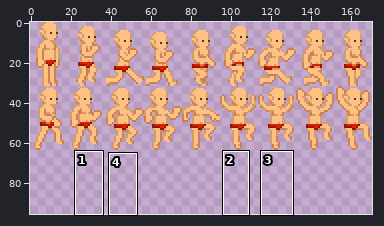
Sprite sheet: android/assets/player/skin.png. Above, an overview of the earlier version with the close-up marked.
Close-up. Before the edit:
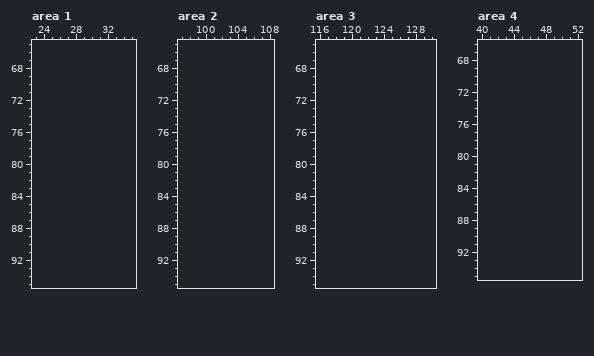
The file is 171x64 pixels. Shown: area 1: x 23..35, y 65..95; area 2: x 97..108, y 65..95; area 3: x 116..130, y 65..95; area 4: x 40..52, y 66..95. The old version is drawn lined up with the new one, on the new canvas. The commit also changed other parts of the picture, which this record leaves out.
Palette (. is transparent): 
Now the later version:
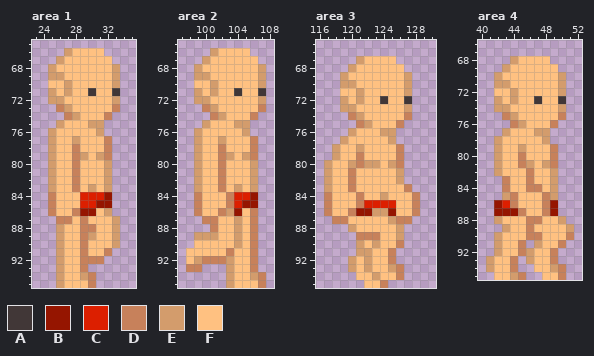
Colours new in this view: A #413737  B #951500  C #dc1f00  D #c7815b  E #d39c6c  F #ffc181
The exact change:
canvas 171x64 -> 171x96
Area 1:
y 66: x 27..31 ..... -> EFFFF
y 67: x 26..32 ....... -> EFFFFFF
y 68: x 25..33 ......... -> EFFFFFFFE
y 69: x 25..33 ......... -> EEFFFFFFE
y 70: x 25..33 ......... -> FFEFFFFFE
y 71: x 25..33 ......... -> EFEFFAFFA
y 72: x 25..33 ......... -> EEFFFFFFE
y 73: x 26..33 ........ -> DEFFFFFD
y 74: x 27..32 ...... -> DEFFFD
y 75: x 26..31 ...... -> EFFFEE
y 76: x 25..31 ....... -> EFFFFFE
y 77: x 25..32 ........ -> EFFEFFFD
y 78: x 25..32 ........ -> EFFDFFFD
y 79: x 25..32 ........ -> EFFDEFED
y 80..82: x 25..32 ........ -> EFFDFFFE
y 83: x 25..32 ........ -> EFFDFEFE
y 84: x 25..32 ........ -> DFFFCCCB
y 85: x 25..32 ........ -> DFFFCCBB
y 86: x 25..32 ........ -> DFFDBBFE
y 87: x 26..33 ........ -> DDFDFFFE
y 88: x 26..33 ........ -> EFFDDFFE
y 89: x 26..33 ........ -> EFFDEFFE
y 90: x 26..33 ........ -> EFFDFFFE
y 91: x 26..32 ....... -> EFFDFFD
y 92: x 26..31 ...... -> EFFDDD
y 93: x 26..29 .... -> EFFD
y 94: x 26..30 ..... -> EFFED
y 95: x 26..30 ..... -> EFFFD
Area 2:
y 66: x 101..105 ..... -> EFFFF
y 67: x 100..106 ....... -> EFFFFFF
y 68: x 99..107 ......... -> EFFFFFFFE
y 69: x 99..107 ......... -> EEFFFFFFE
y 70: x 99..107 ......... -> FFEFFFFFE
y 71: x 99..107 ......... -> EFEFFAFFA
y 72: x 99..107 ......... -> EEFFFFFFE
y 73: x 100..107 ........ -> DEFFFFFD
y 74: x 101..106 ...... -> DEFFFD
y 75: x 100..105 ...... -> EFFFEE
y 76: x 99..105 ....... -> EFFFFFE
y 77: x 99..106 ........ -> EFFEFFFD
y 78: x 99..106 ........ -> EFFDFFFD
y 79: x 99..106 ........ -> EFFDEFED
y 80..82: x 99..106 ........ -> EFFDFFFE
y 83: x 99..106 ........ -> EFFDFEFE
y 84: x 99..106 ........ -> DFFFDCCB
y 85: x 99..106 ........ -> DFFFDCBB
y 86: x 99..106 ........ -> DFFDEBFD
y 87: x 100..106 ....... -> DDFFEFD
y 88: x 101..106 ...... -> DFFEFD
y 89: x 99..106 ........ -> EEEFFEFD
y 90: x 99..106 ........ -> FFFFFEFD
y 91: x 98..106 ......... -> FFFFFDFFD
y 92: x 98..106 ......... -> FEDDDEFFD
y 93: x 98..99 .. -> DD; x 103..106 .... -> EFFD
y 94: x 103..107 ..... -> EFFED
y 95: x 103..107 ..... -> EFFFD
Area 3:
y 67: x 121..125 ..... -> EFFFF
y 68: x 120..126 ....... -> EFFFFFF
y 69: x 119..127 ......... -> EFFFFFFFE
y 70: x 119..127 ......... -> EEFFFFFFE
y 71: x 119..127 ......... -> FFEFFFFFE
y 72: x 119..127 ......... -> EFEFFAFFA
y 73: x 119..127 ......... -> EEFFFFFFE
y 74: x 120..127 ........ -> DEFFFFFD
y 75: x 121..126 ...... -> DEFFFD
y 76: x 120..125 ...... -> EFFFEE
y 77: x 119..125 ....... -> EFFFFFE
y 78: x 118..126 ......... -> EFFEFFFFD
y 79: x 118..126 ......... -> EFFDFFFFD
y 80: x 117..126 .......... -> EFFEDEEFED
y 81..82: x 117..126 .......... -> EFFDFFFFFE
y 83: x 117..127 ........... -> EFFDFFFFFFD
y 84: x 117..128 ............ -> DFFFDFFEFFFD
y 85: x 117..128 ............ -> DFFFDCCCCFFD
y 86: x 117..128 ............ -> DFFDBBEEBFFD
y 87: x 118..127 .......... -> DDFFFFFEDD
y 88: x 120..126 ....... -> EFFFFFE
y 89: x 121..126 ...... -> DDDFFE
y 90: x 121..126 ...... -> EFEFFD
y 91: x 121..125 ..... -> EEFFD
y 92: x 120..125 ...... -> EFEFFD
y 93: x 120..126 ....... -> EFEFFED
y 94: x 121..126 ...... -> FFEFFD
y 95: x 122..124 ... -> FFD
Area 4:
y 68: x 44..48 ..... -> EFFFF
y 69: x 43..49 ....... -> EFFFFFF
y 70: x 42..50 ......... -> EFFFFFFFE
y 71: x 42..50 ......... -> EEFFFFFFE
y 72: x 42..50 ......... -> FFEFFFFFE
y 73: x 42..50 ......... -> EFEFFAFFA
y 74: x 42..50 ......... -> EEFFFFFFE
y 75: x 43..50 ........ -> DEFFFFFD
y 76: x 44..49 ...... -> DEFFFD
y 77: x 43..48 ...... -> EFFFEE
y 78: x 42..48 ....... -> EFFFFFE
y 79: x 42..49 ........ -> EFFEFFFD
y 80: x 42..49 ........ -> EFFDFFFD
y 81: x 42..49 ........ -> EFFDEFED
y 82: x 42..49 ........ -> EFFFDFFE
y 83: x 43..49 ....... -> DFFDFFE
y 84: x 43..49 ....... -> DFFDDFE
y 85: x 43..49 ....... -> EDFFFDE
y 86: x 42..49 ........ -> BCDFFFDB
y 87: x 42..49 ........ -> BBBDFFDB
y 88: x 42..50 ......... -> EFFFDDFFE
y 89: x 43..51 ......... -> EFFDFFFFE
y 90: x 42..51 .......... -> EFFFDDFFFD
y 91: x 42..45 .... -> EFFD; x 47..50 .... -> EFFD
y 92: x 42..49 ........ -> EFFDEFFD
y 93: x 41..44 .... -> EFFD; x 46..49 .... -> EFFD
y 94: x 41..44 .... -> EFFD; x 47..50 .... -> FFED
y 95: x 42..45 .... -> FFED; x 48..50 ... -> FFD
